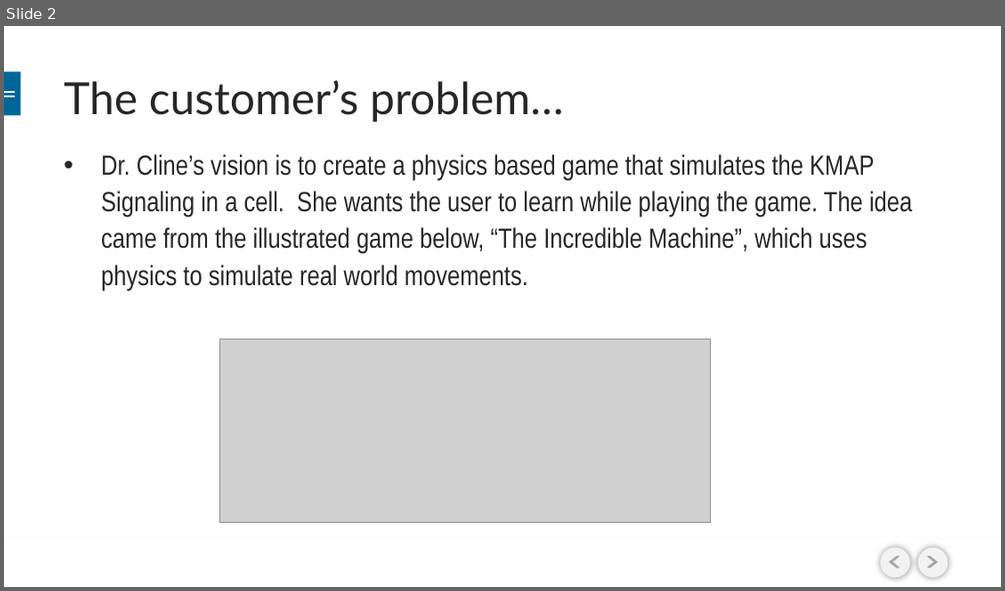
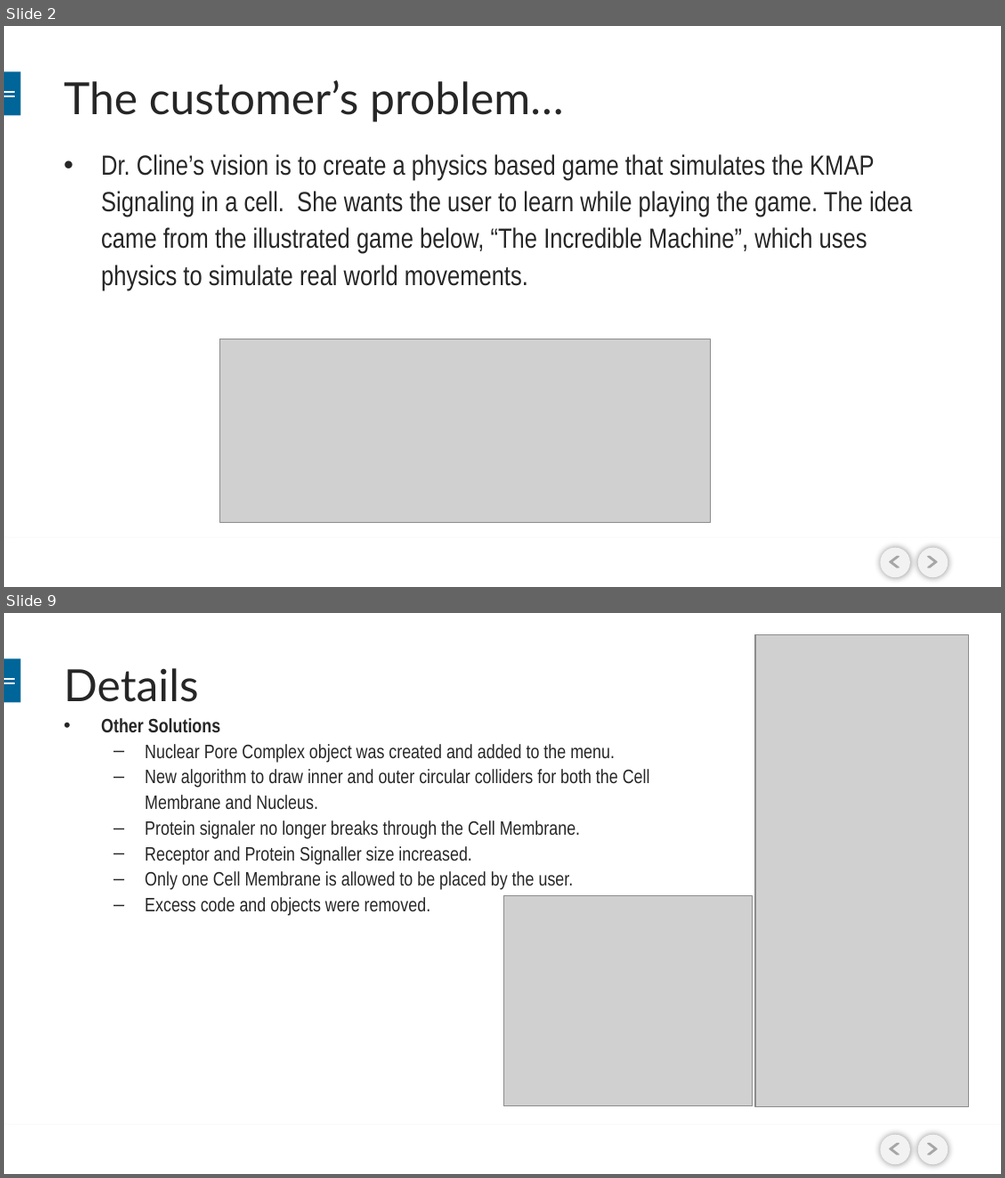
Before and after one commit to BioRubeBotProject/2015-Fall, a slide deck: Documents/BIORUBEBOT- CS452.pptx. Shown one above the other, each under a label of ours: slide 2 before the commit, slides 2 and 9 after it; the slides between them are not shown. The pictures are 1005x591 and 1005x1178 pixels, drawn with LibreOffice and Linux fonts; fonts in the diff are those of the drawing; grey boxes stand for pictures; background and template pictures are left out. Boxes give left, top, right and bottom in pixels: in the first picture for what was removed or moved away, otherwise in the second. Text is boxed around its words. In the diff, an @@ line names an element or a change of style, - is before the commit and + after.

```diff
--- a/Documents/BIORUBEBOT- CS452.pptx
+++ b/Documents/BIORUBEBOT- CS452.pptx
@@ slide 9 added at <box>4,613,1001,1174</box>, background picture (left out); not listed: 8 template elements that a slide beside it also shows @@
@@ picture added at <box>755,635,969,1106</box> @@
@@ title added at <box>64,668,198,702</box>, 32 pt, text #262626 @@
+Details
@@ text added at <box>101,718,650,916</box>, 14 pt, text #262626 @@
+• Other Solutions
+  – Nuclear Pore Complex object was created and added to the menu.
+  – New algorithm to draw inner and outer circular colliders for both the Cell Membrane and Nucleus.
+  – Protein signaler no longer breaks through the Cell Membrane.
+  – Receptor and Protein Signaller size increased.
+  – Only one Cell Membrane is allowed to be placed by the user.
+  – Excess code and objects were removed.
@@ picture added at <box>503,896,752,1106</box> @@
```
Also in this commit, not shown: 9 slides changed, 1 other slide added, 5 other files.
